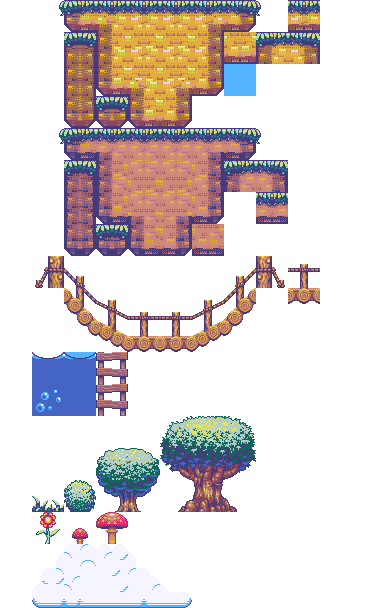
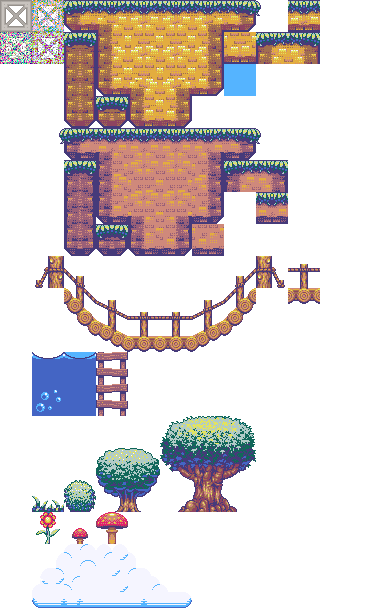
Two versions of the same layered image (w=384, h=608). Layer-by-layer changes:
added layer "Ground.png" above "level.png" over (0, 0, 64, 64)
